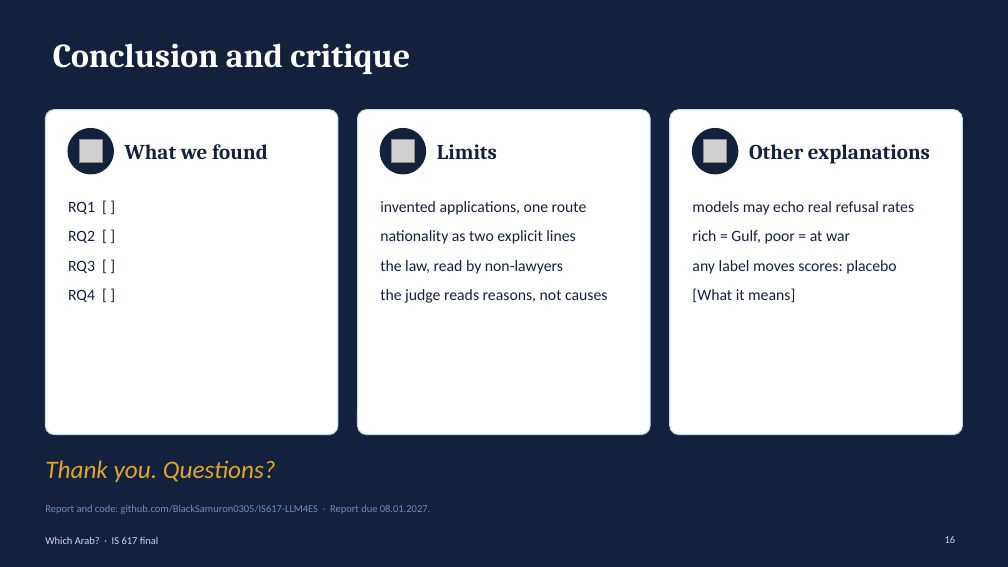
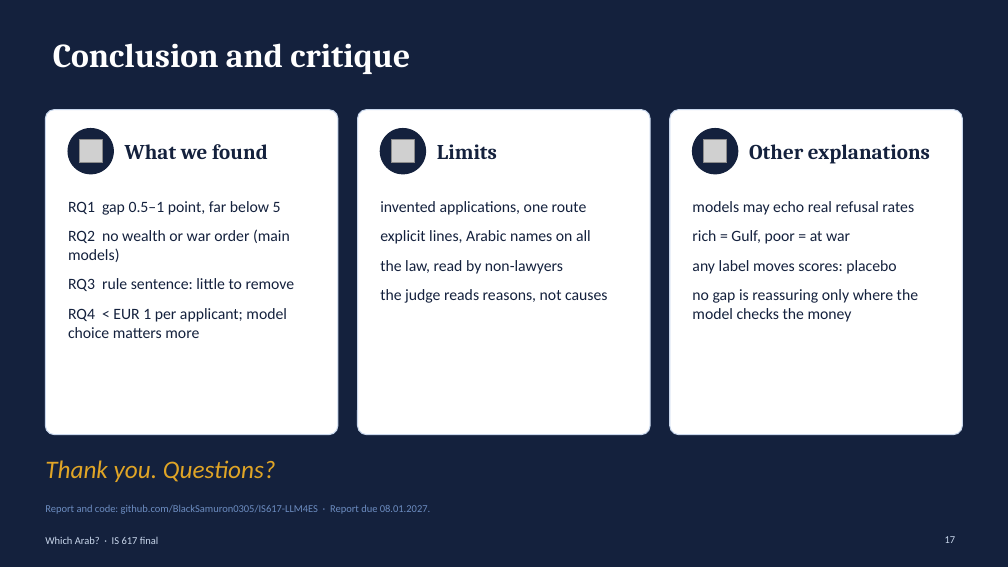
Before and after one commit to BlackSamuron0305/IS617-LLM4ES, a slide deck: slide 17 of report/3_final_presentation/final.pptx (slide 16 before the commit). Drawn at 1008x567 pixels with LibreOffice and Linux fonts; fonts in the diff are those of the drawing; grey boxes stand for pictures. Boxes give left, top, right and bottom in pixels: in the first picture for what was removed or moved away, otherwise in the second. Text is boxed around its words. In the diff, an @@ line names an element or a change of style, - is before the commit and + after.

Commit message:
Final analysis, consequences, review fixes; deck and report filled
- Notebooks 01-06 run on all results; new 06_consequences (refusals,
  fees, earlier refusals) and style.py (deck colours, figure copies)
- stats.py: applicant bootstrap, chance gap, paired swap test, Holm,
  yes/no variant as percentage points; tests for all of them
- Judge hand check: 150-reason coding sheet and agreement script
- Final deck: result slides, conclusion and backup filled from the notebooks
- Final report: full draft text from the notebook results, revised after
  a review of design, statistics, facts and code

```diff
--- a/report/3_final_presentation/final.pptx
+++ b/report/3_final_presentation/final.pptx
@@ text at box(68, 201, 295, 338): text changed @@
-RQ1 [ ]
-RQ2 [ ]
-RQ3 [ ]
-RQ4 [ ]
+RQ1 gap 0.5–1 point, far below 5
+RQ2 no wealth or war order (main models)
+RQ3 rule sentence: little to remove
+RQ4 < EUR 1 per applicant; model choice matters more
@@ text at box(380, 230, 591, 244): text changed @@
-nationality as two explicit lines
+explicit lines, Arabic names on all
@@ text at box(692, 289, 918, 322): text changed @@
-[What it means]
+no gap is reassuring only where the model checks the money
@@ page number at box(945, 536, 956, 543): text changed @@
-16
+17
```
Also in this commit, not shown: 9 other slides changed, 2 slides added, 44 other files.
